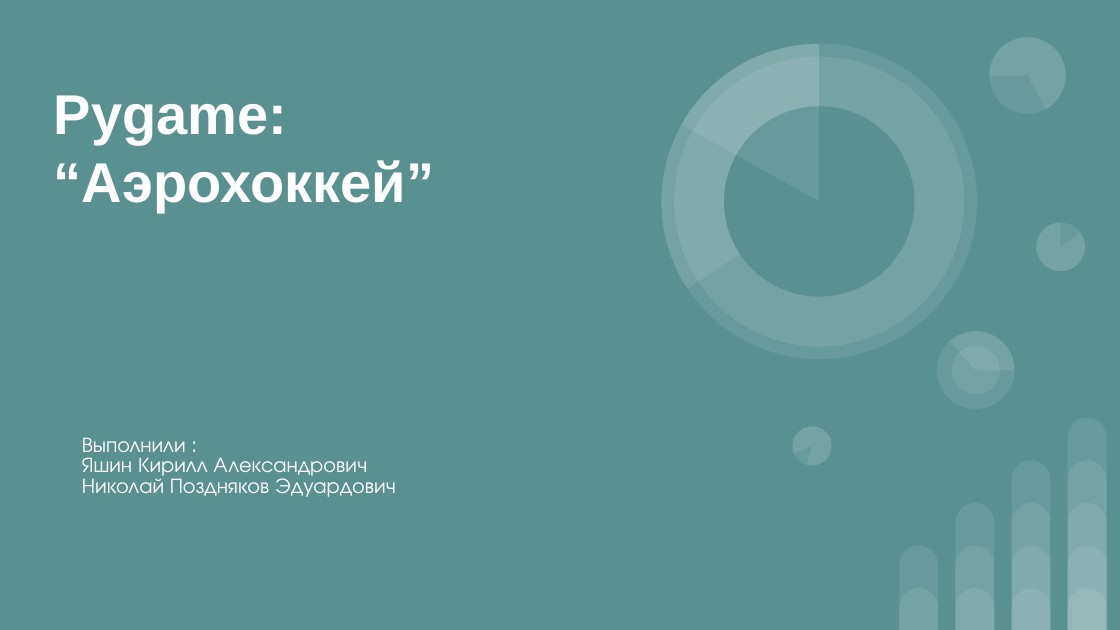
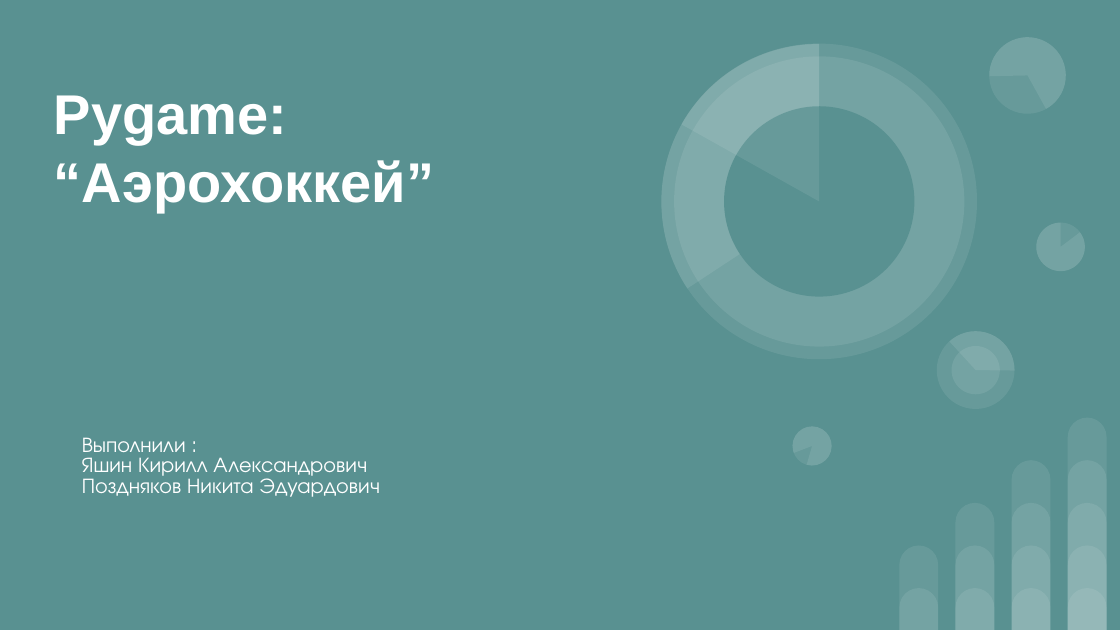
Before and after one commit to k1r1llya/Pygame, a slide deck: slide 1 of Презентация без названия(1).pptx. Drawn at 1120x630 pixels with LibreOffice and Linux fonts; fonts in the diff are those of the drawing. Boxes give left, top, right and bottom in pixels: in the first picture for what was removed or moved away, otherwise in the second. Text is boxed around its words. In the diff, an @@ line names an element or a change of style, - is before the commit and + after.

```diff
--- a/Презентация без названия(1).pptx
+++ b/Презентация без названия(1).pptx
@@ subtitle at (82,474,380,497): text changed @@
-Николай Поздняков Эдуардович
+Поздняков Никита Эдуардович
```
Also in this commit, not shown: 1 other slide changed, 1 slide removed.
